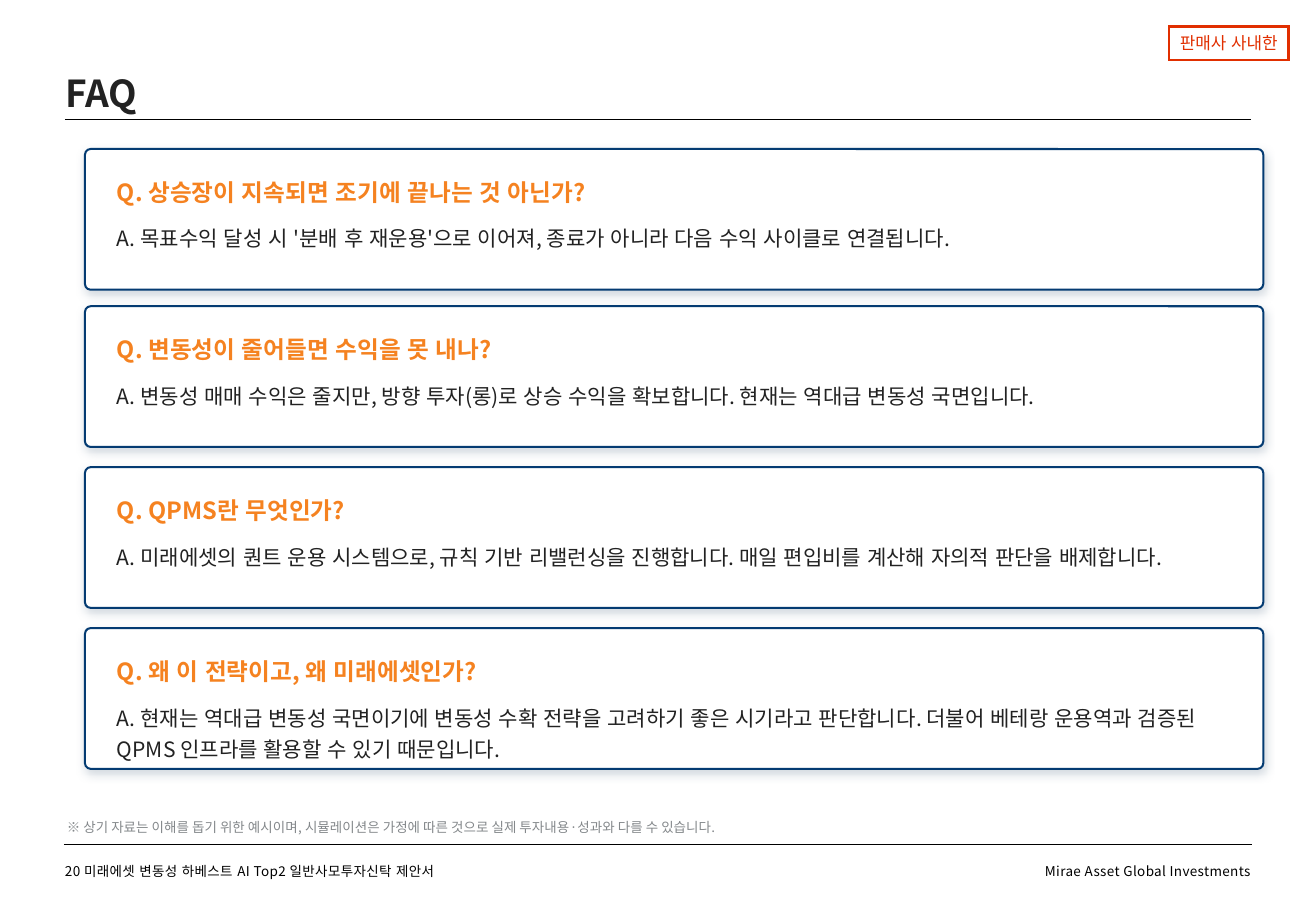
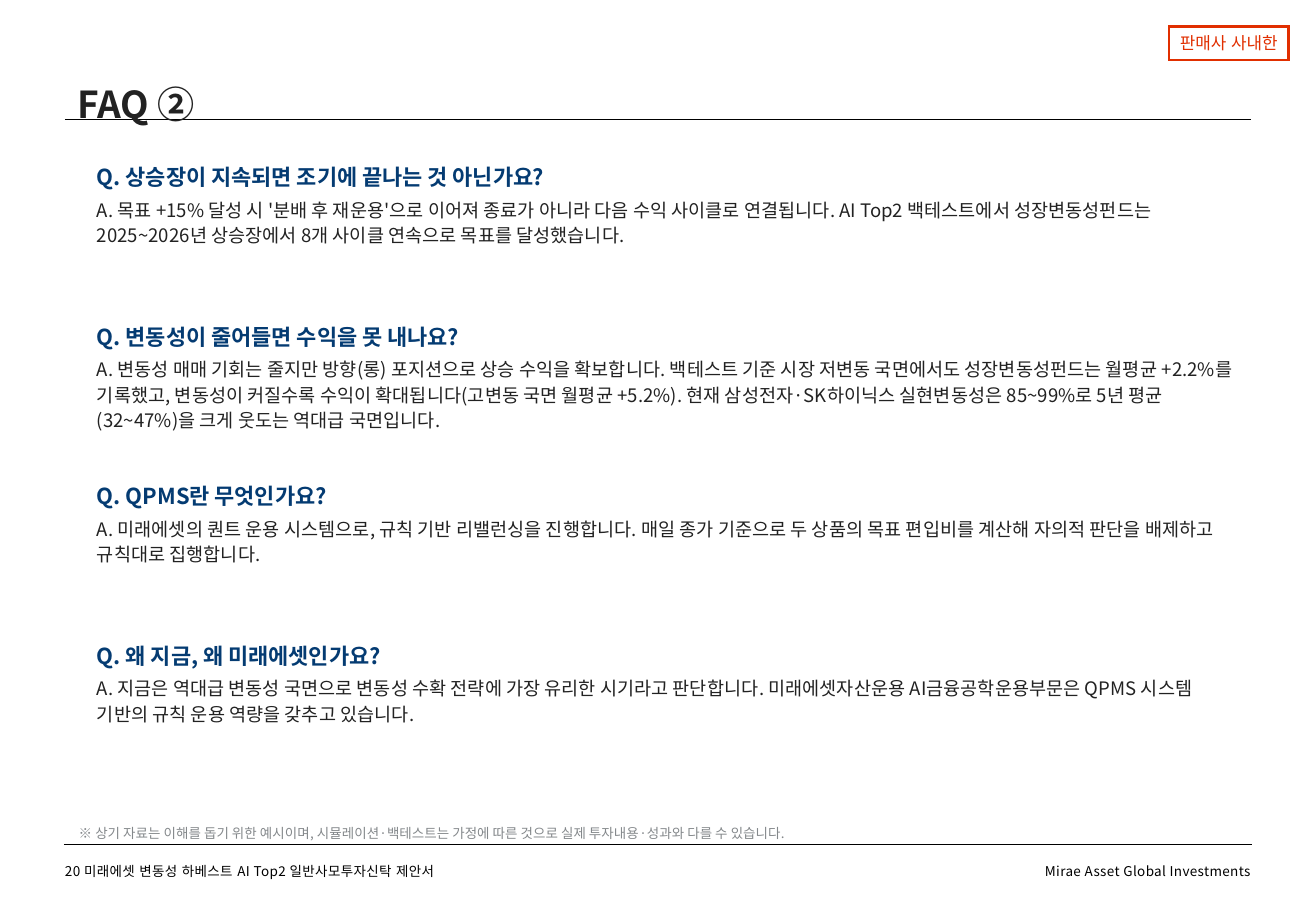
Before and after one commit to gamer383-bit/Volatility-Fund, a slide deck: slide 21 of 제안서/변동성하베스트_AITop2_제안서_v2_20260727.pptx. Drawn at 1316x911 pixels with LibreOffice and Linux fonts; fonts in the diff are those of the drawing. Boxes give left, top, right and bottom in pixels: in the first picture for what was removed or moved away, otherwise in the second. Text is boxed around its words. In the diff, an @@ line names an element or a change of style, - is before the commit and + after.

```diff
--- a/제안서/변동성하베스트_AITop2_제안서_v2_20260727.pptx
+++ b/제안서/변동성하베스트_AITop2_제안서_v2_20260727.pptx
@@ text at (78,86,195,126): text changed @@
-FAQ
+FAQ ②
@@ text "Q. 상승장이 지속되면 조기에 끝나는 ...": place and size @@
-text "Q. 상승장이 지속되면 조기에 끝나는 ..." at (85,149,1264,290)
+text "Q. 상승장이 지속되면 조기에 끝나는 ..." at (97,166,1151,244)
@@ text at (97,166,1151,244): text changed; size 12.5 to 11 pt @@
-Q. 상승장이 지속되면 조기에 끝나는 것 아닌가?
-A. 목표수익 달성 시 '분배 후 재운용'으로 이어져, 종료가 아니라 다음 수익 사이클로 연결됩니다.
+Q. 상승장이 지속되면 조기에 끝나는 것 아닌가요?
+A. 목표 +15% 달성 시 '분배 후 재운용'으로 이어져 종료가 아니라 다음 수익 사이클로 연결됩니다. AI Top2 백테스트에서 성장변동성펀드는 2025~2026년 상승장에서 8개 사이클 연속으로 목표를 달성했습니다.
@@ fill #FFFFFF to none; outline #043B72 1.2 pt to none; shadow off in 4 elements at (97,485,1213,563), (97,166,1151,244), (97,645,1192,723), (97,326,1232,431) @@
@@ text "Q. 변동성이 줄어들면 수익을 못 ...": place and size @@
-text "Q. 변동성이 줄어들면 수익을 못 ..." at (85,306,1264,447)
+text "Q. 변동성이 줄어들면 수익을 못 ..." at (97,326,1232,431)
@@ text at (97,326,1232,431): text changed; size 12.5 to 11 pt @@
-Q. 변동성이 줄어들면 수익을 못 내나?
-A. 변동성 매매 수익은 줄지만, 방향 투자(롱)로 상승 수익을 확보합니다. 현재는 역대급 변동성 국면입니다.
+Q. 변동성이 줄어들면 수익을 못 내나요?
+A. 변동성 매매 기회는 줄지만 방향(롱) 포지션으로 상승 수익을 확보합니다. 백테스트 기준 시장 저변동 국면에서도 성장변동성펀드는 월평균 +2.2%를 기록했고, 변동성이 커질수록 수익이 확대됩니다(고변동 국면 월평균 +5.2%). 현재 삼성전자·SK하이닉스 실현변동성은 85~99%로 5년 평균(32~47%)을 크게 웃도는 역대급 국면입니다.
@@ text "Q. QPMS란 무엇인가요?": place and size @@
-text "Q. QPMS란 무엇인가요?" at (85,468,1264,609)
+text "Q. QPMS란 무엇인가요?" at (97,485,1213,563)
@@ text at (97,485,1213,563): text changed; size 12.5 to 11 pt @@
-Q. QPMS란 무엇인가?
-A. 미래에셋의 퀀트 운용 시스템으로, 규칙 기반 리밸런싱을 진행합니다. 매일 편입비를 계산해 자의적 판단을 배제합니다.
+Q. QPMS란 무엇인가요?
+A. 미래에셋의 퀀트 운용 시스템으로, 규칙 기반 리밸런싱을 진행합니다. 매일 종가 기준으로 두 상품의 목표 편입비를 계산해 자의적 판단을 배제하고 규칙대로 집행합니다.
@@ text "Q. 왜 지금, 왜 미래에셋인가요?": place and size @@
-text "Q. 왜 지금, 왜 미래에셋인가요?" at (85,628,1264,769)
+text "Q. 왜 지금, 왜 미래에셋인가요?" at (97,645,1192,723)
@@ text at (97,645,1192,723): text changed; size 12.5 to 11 pt @@
-Q. 왜 이 전략이고, 왜 미래에셋인가?
-A. 현재는 역대급 변동성 국면이기에 변동성 수확 전략을 고려하기 좋은 시기라고 판단합니다. 더불어 베테랑 운용역과 검증된 QPMS 인프라를 활용할 수 있기 때문입니다.
+Q. 왜 지금, 왜 미래에셋인가요?
+A. 지금은 역대급 변동성 국면으로 변동성 수확 전략에 가장 유리한 시기라고 판단합니다. 미래에셋자산운용 AI금융공학운용부문은 QPMS 시스템 기반의 규칙 운용 역량을 갖추고 있습니다.
@@ text at (95,827,785,840): text changed @@
-※ 상기 자료는 이해를 돕기 위한 예시이며, 시뮬레이션은 가정에 따른 것으로 실제 투자내용·성과와 다를 수 있습니다.
+※ 상기 자료는 이해를 돕기 위한 예시이며, 시뮬레이션·백테스트는 가정에 따른 것으로 실제 투자내용·성과와 다를 수 있습니다.
```
Also in this commit, not shown: 1 other slide changed.
